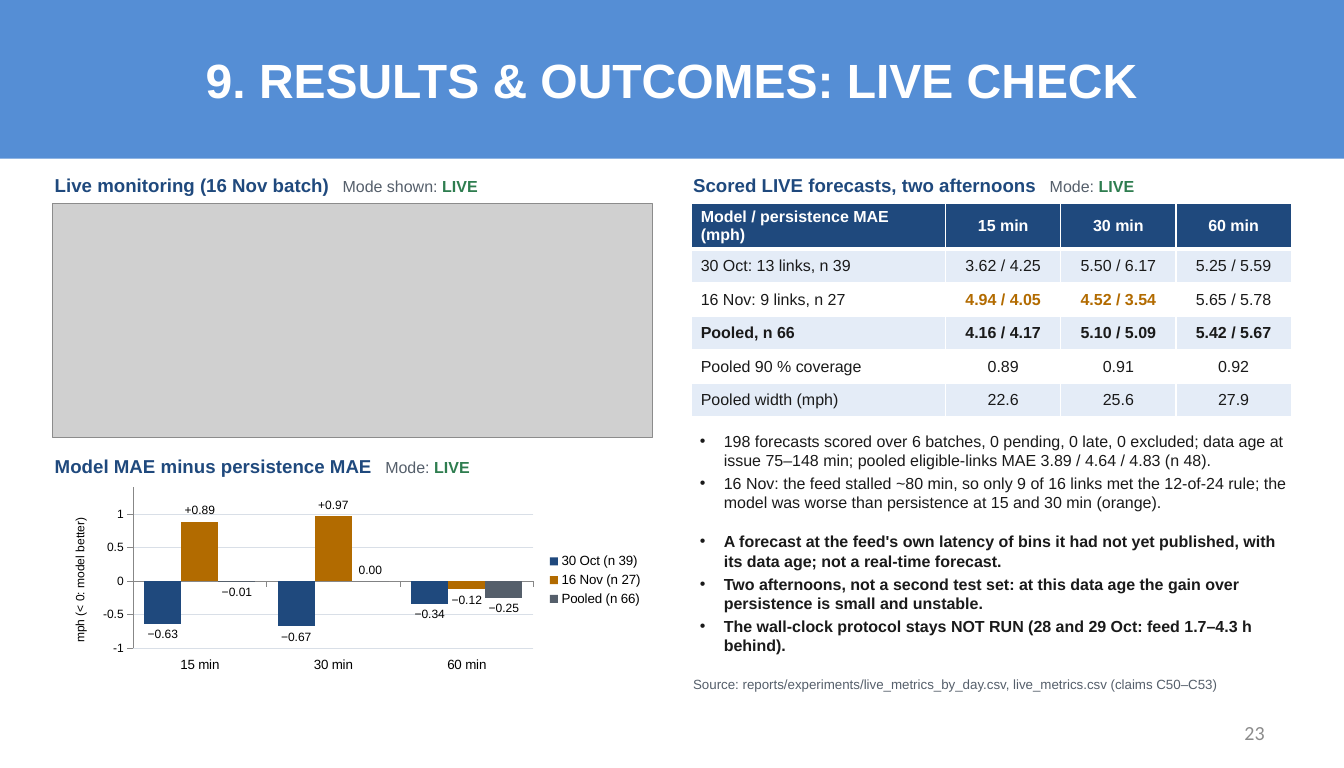
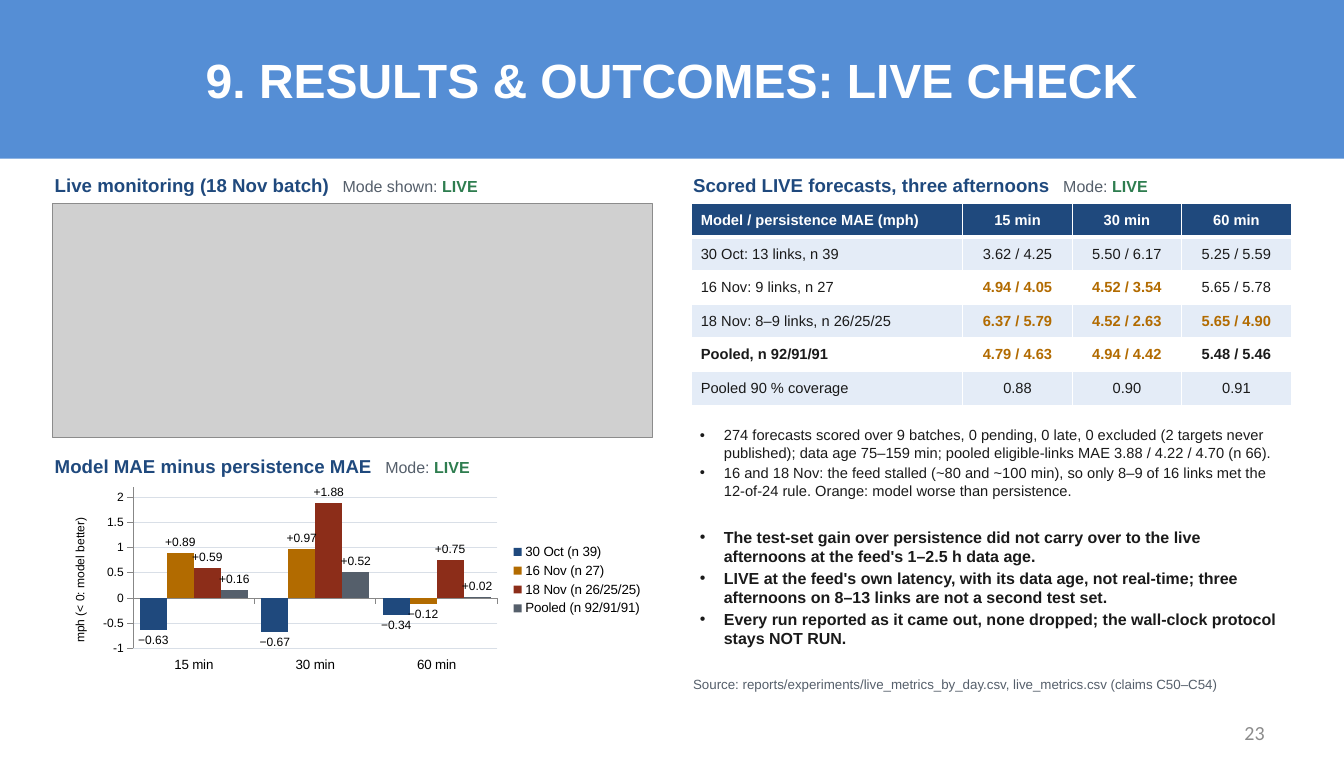
Before and after one commit to sricharansk/Major-Project, a slide deck: slide 23 of presentation/Final_Review_S_K_Sricharan_25MML1010.pptx. Drawn at 1344x768 pixels with LibreOffice and Linux fonts; fonts in the diff are those of the drawing; grey boxes stand for pictures. Boxes give left, top, right and bottom in pixels: in the first picture for what was removed or moved away, otherwise in the second. Text is boxed around its words. In the diff, an @@ line names an element or a change of style, - is before the commit and + after.

```diff
--- a/presentation/Final_Review_S_K_Sricharan_25MML1010.pptx
+++ b/presentation/Final_Review_S_K_Sricharan_25MML1010.pptx
@@ text at (693, 178, 1147, 195): text changed @@
-Scored LIVE forecasts, two afternoons Mode: LIVE
+Scored LIVE forecasts, three afternoons Mode: LIVE
@@ table at (691, 204, 1291, 405) @@
-row 4: Pooled, n 66 | 4.16 / 4.17 | 5.10 / 5.09 | 5.42 / 5.67
+row 4: 18 Nov: 8–9 links, n 26/25/25 | 6.37 / 5.79 | 4.52 / 2.63 | 5.65 / 4.90
-row 5: Pooled 90 % coverage | 0.89 | 0.91 | 0.92
+row 5: Pooled, n 92/91/91 | 4.79 / 4.63 | 4.94 / 4.42 | 5.48 / 5.46
-row 6: Pooled width (mph) | 22.6 | 25.6 | 27.9
+row 6: Pooled 90 % coverage | 0.88 | 0.90 | 0.91
@@ size 12 to 11 pt in "Model / persistence MAE (mph)", "15 min", "30 min", "60 min" and 8 more places @@
@@ text at (724, 429, 1271, 499): text changed; size 12 to 11 pt @@
-• 198 forecasts scored over 6 batches, 0 pending, 0 late, 0 excluded; data age at issue 75–148 min; pooled eligible-links MAE 3.89 / 4.64 / 4.83 (n 48).
-• 16 Nov: the feed stalled ~80 min, so only 9 of 16 links met the 12-of-24 rule; the model was worse than persistence at 15 and 30 min (orange).
+• 274 forecasts scored over 9 batches, 0 pending, 0 late, 0 excluded (2 targets never published); data age 75–159 min; pooled eligible-links MAE 3.88 / 4.22 / 4.70 (n 66).
+• 16 and 18 Nov: the feed stalled (~80 and ~100 min), so only 8–9 of 16 links met the 12-of-24 rule. Orange: model worse than persistence.
@@ column chart at (53, 484, 653, 677) @@
-Pooled (n 66): -0.01, 0, -0.25
+18 Nov (n 26/25/25): 0.59, 1.88, 0.75
@@ colour of 18 Nov (n 26/25/25) #555F6B to #8C2D19 @@
+Pooled (n 92/91/91): 0.16, 0.52, 0.02
@@ value axis changed @@
@@ bar spacing changed @@
@@ text at (724, 531, 1276, 648): text changed @@
-• A forecast at the feed's own latency of bins it had not yet published, with its data age; not a real-time forecast.
-• Two afternoons, not a second test set: at this data age the gain over persistence is small and unstable.
-• The wall-clock protocol stays NOT RUN (28 and 29 Oct: feed 1.7–4.3 h behind).
+• The test-set gain over persistence did not carry over to the live afternoons at the feed's 1–2.5 h data age.
+• LIVE at the feed's own latency, with its data age, not real-time; three afternoons on 8–13 links are not a second test set.
+• Every run reported as it came out, none dropped; the wall-clock protocol stays NOT RUN.
@@ text at (693, 679, 1217, 692): text changed @@
-Source: reports/experiments/live_metrics_by_day.csv, live_metrics.csv (claims C50–C53)
+Source: reports/experiments/live_metrics_by_day.csv, live_metrics.csv (claims C50–C54)
```
Also in this commit, not shown: 1 other slide changed, 5 other files.
